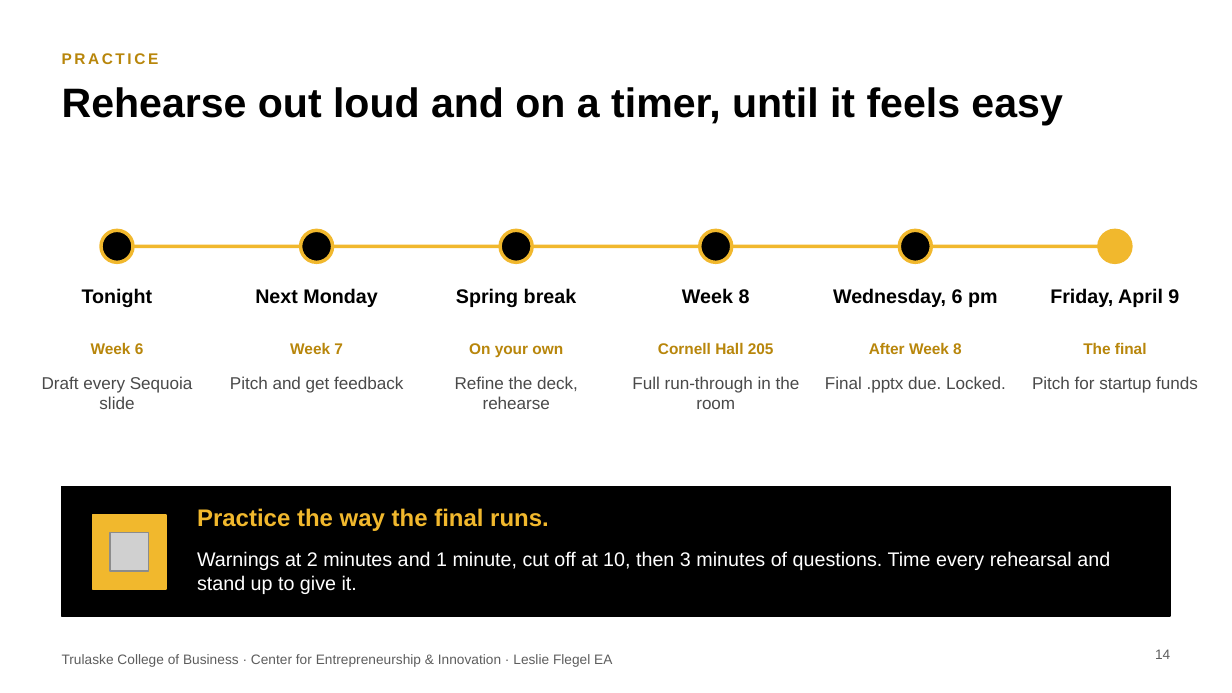
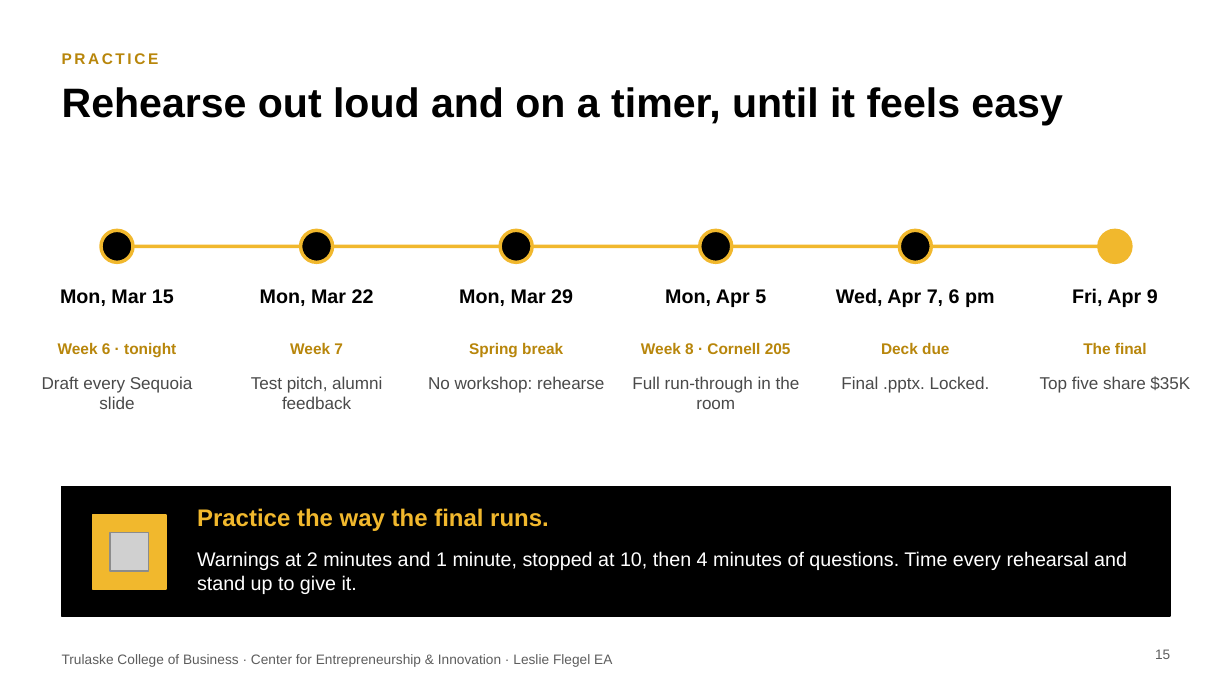
Before and after one commit to nfajors/CEI, a slide deck: slide 15 of assets/ea/ea-week6-learning-to-pitch.pptx (slide 14 before the commit). Drawn at 1232x693 pixels with LibreOffice and Linux fonts; fonts in the diff are those of the drawing; grey boxes stand for pictures. Boxes give left, top, right and bottom in pixels: in the first picture for what was removed or moved away, otherwise in the second. Text is boxed around its words. In the diff, an @@ line names an element or a change of style, - is before the commit and + after.

```diff
--- a/assets/ea/ea-week6-learning-to-pitch.pptx
+++ b/assets/ea/ea-week6-learning-to-pitch.pptx
@@ text at (x1=60, y1=289, x2=174, y2=306): text changed @@
-Tonight
+Mon, Mar 15
@@ text at (x1=260, y1=289, x2=374, y2=306): text changed @@
-Next Monday
+Mon, Mar 22
@@ text added at (x1=459, y1=289, x2=573, y2=306), 11.5 pt, text #000000, bold @@
+Mon, Mar 29
@@ text at (x1=665, y1=289, x2=766, y2=307): text changed @@
-Week 8
+Mon, Apr 5
@@ text at (x1=836, y1=288, x2=995, y2=307): text changed @@
-Wednesday, 6 pm
+Wed, Apr 7, 6 pm
@@ text at (x1=1072, y1=288, x2=1158, y2=307): text changed @@
-Friday, April 9
+Fri, Apr 9
@@ text at (x1=58, y1=342, x2=176, y2=357): text changed @@
-Week 6
+Week 6 · tonight
@@ text "Spring break" moved from (x1=456, y1=288, x2=577, y2=307) to (x1=469, y1=342, x2=563, y2=357) @@
@@ text "Spring break" at (x1=469, y1=342, x2=563, y2=357): size 11.5 to 9 pt, text colour #000000 to #B8860B @@
@@ text removed at (x1=469, y1=343, x2=563, y2=357) @@
-On your own
@@ text at (x1=641, y1=342, x2=791, y2=354): text changed @@
-Cornell Hall 205
+Week 8 · Cornell 205
@@ text at (x1=881, y1=342, x2=949, y2=354): text changed @@
-After Week 8
+Deck due
@@ text at (x1=251, y1=376, x2=382, y2=409): text changed @@
-Pitch and get feedback
+Test pitch, alumni feedback
@@ text at (x1=428, y1=376, x2=604, y2=393): text changed @@
-Refine the deck, rehearse
+No workshop: rehearse
@@ text at (x1=841, y1=376, x2=990, y2=393): text changed @@
-Final .pptx due. Locked.
+Final .pptx. Locked.
@@ text at (x1=1040, y1=376, x2=1190, y2=393): text changed @@
-Pitch for startup funds
+Top five share $35K
@@ text at (x1=197, y1=551, x2=1127, y2=594): text changed @@
-Warnings at 2 minutes and 1 minute, cut off at 10, then 3 minutes of questions. Time every rehearsal and stand up to give it.
+Warnings at 2 minutes and 1 minute, stopped at 10, then 4 minutes of questions. Time every rehearsal and stand up to give it.
@@ page number at (x1=1155, y1=649, x2=1170, y2=659): text changed @@
-14
+15
```
Also in this commit, not shown: 9 other slides changed, 1 slide added, 13 other files.
